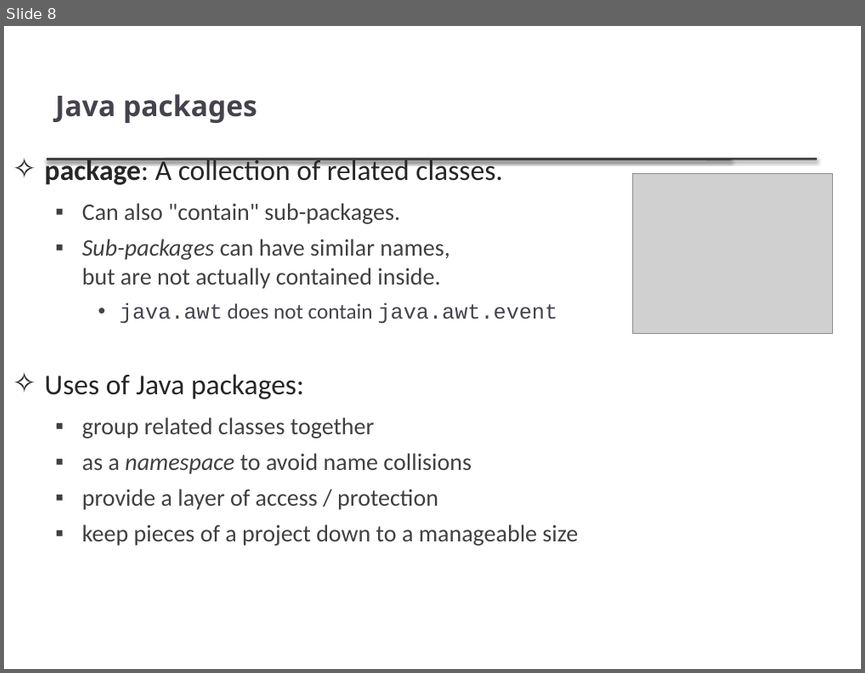
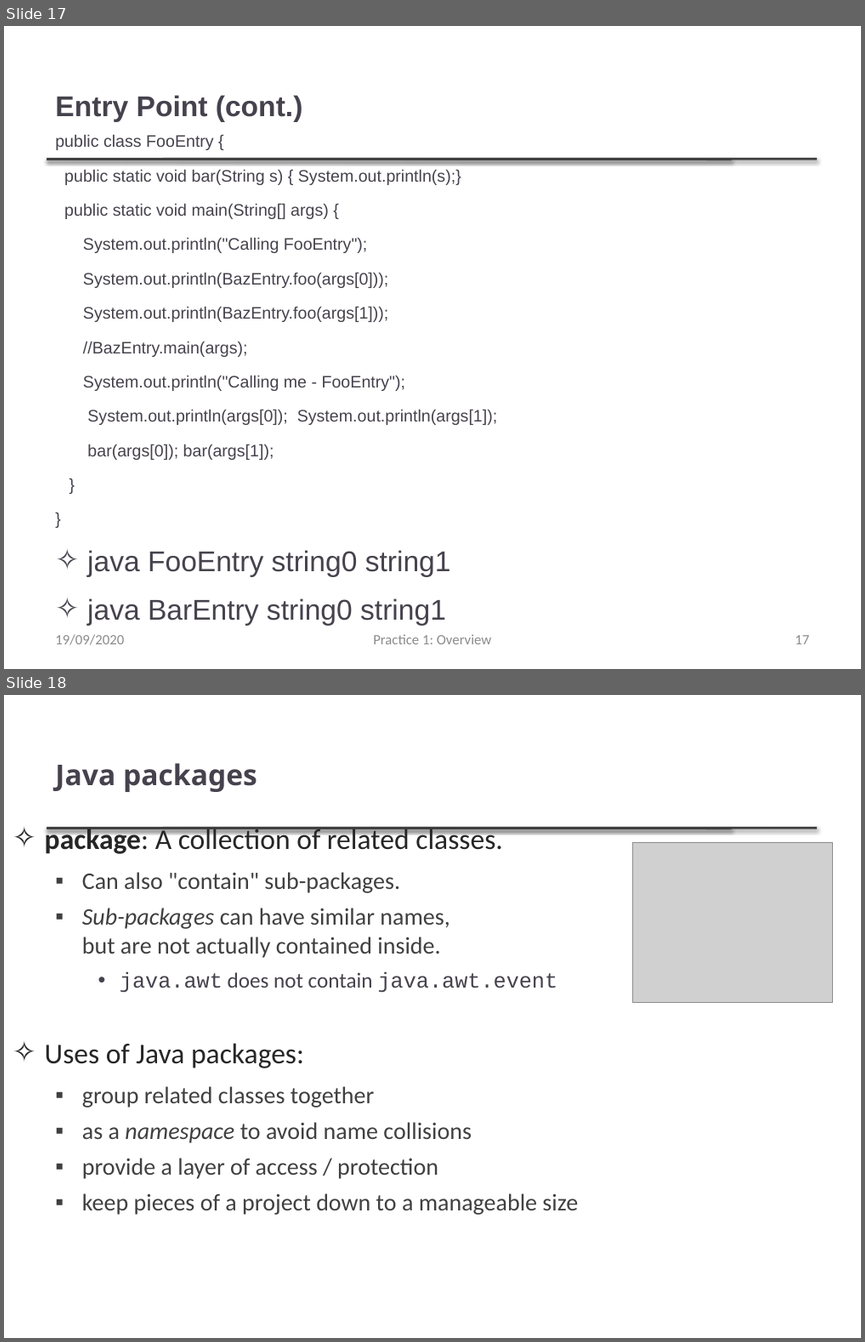
Before and after one commit to thanqminh/thanqminh.github.io, a slide deck: courses/oopjava/lecture1.pptx. Shown one above the other, each under a label of ours: slide 8 before the commit, slides 17 and 18 after it. The pictures are 865x673 and 865x1342 pixels, drawn with LibreOffice and Linux fonts; fonts in the diff are those of the drawing; grey boxes stand for pictures. Boxes give left, top, right and bottom in pixels: in the first picture for what was removed or moved away, otherwise in the second. Text is boxed around its words. In the diff, an @@ line names an element or a change of style, - is before the commit and + after.

```diff
--- a/courses/oopjava/lecture1.pptx
+++ b/courses/oopjava/lecture1.pptx
@@ slide 17 added at (4,26,861,669), background #FFFFFF; not listed: 2 template elements that a slide beside it also shows @@
@@ title added at (55,95,303,122), 24 pt, text #46424D, bold @@
+Entry Point (cont.)
@@ text added at (55,134,497,625), 14 pt, text #46424D @@
+public class FooEntry {
+public static void bar(String s) { System.out.println(s);}
+public static void main(String[] args) {
+System.out.println("Calling FooEntry");
+System.out.println(BazEntry.foo(args[0]));
+System.out.println(BazEntry.foo(args[1]));
+//BazEntry.main(args);
+System.out.println("Calling me - FooEntry");
+System.out.println(args[0]); System.out.println(args[1]);
+bar(args[0]); bar(args[1]);
+}
+}
+✧ java FooEntry string0 string1
+✧ java BarEntry string0 string1
@@ text added at (55,634,124,645), 12 pt, text #8C8C8C @@
+19/09/2020
@@ text added at (373,634,492,644), 12 pt, text #8C8C8C @@
+Practice 1: Overview
@@ page number added at (794,635,809,644), 12 pt, text #8C8C8C @@
+17
@@ what was slide 8 is now slide 18 @@
```
Also in this commit, not shown: 6 slides changed, 10 other slides added, 9 slides removed, 20 other files.
